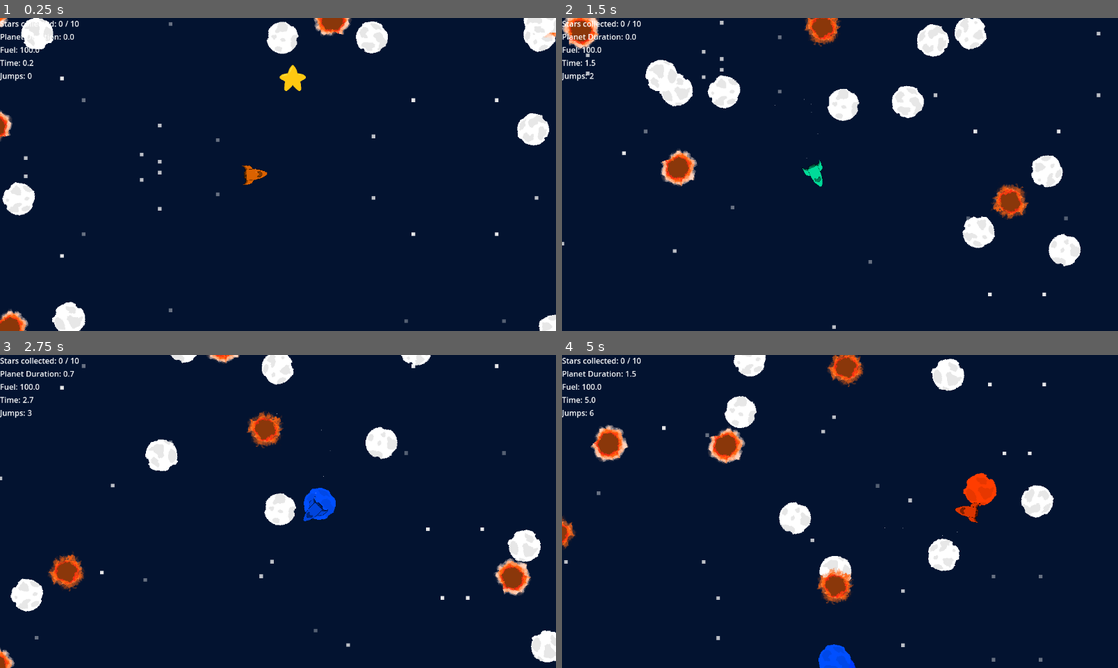
Above: before the commit, frames 1-4 (two rows, left to right).
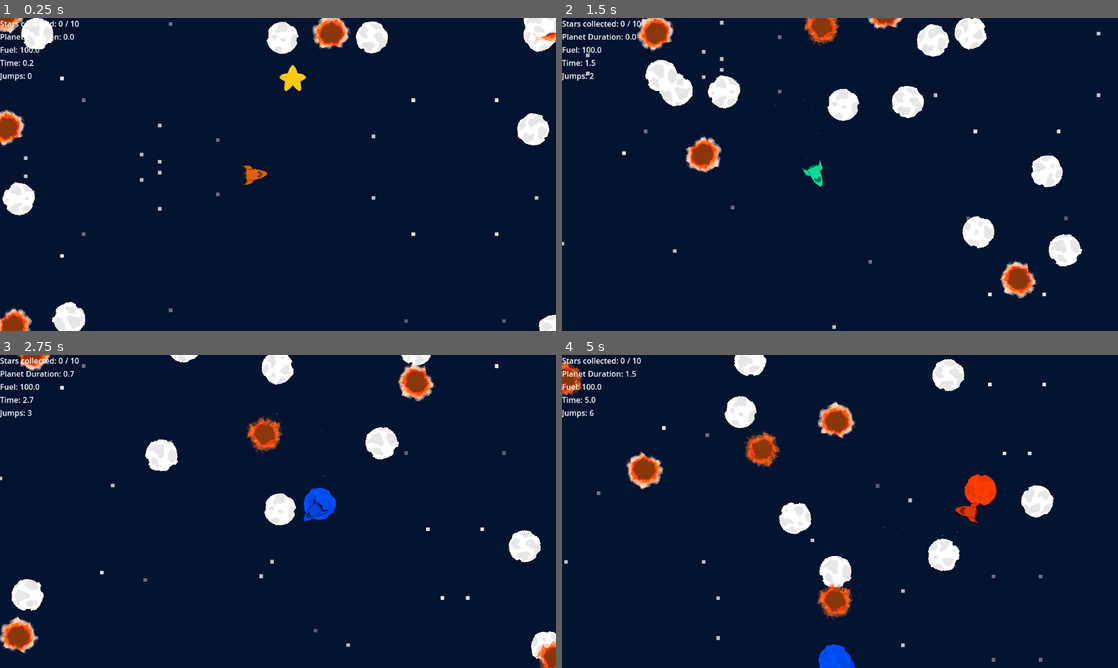
Above: after the commit, the same moments.

Repository: Setry/gj-solo
Game: Godot game, scene res://Scenes/MainTest.tscn
The game is run twice, just before and just after one commit, with the same random seed, the same clock (stepped at 60 frames per second) and the same inputs.
Inputs:
- Up to frame 1 (0.25 s): no input
- Up to frame 2 (1.5 s): hold Space (press) 0.53-1.28 s; tap Space (press) at 1.35 s
- Up to frame 3 (2.75 s): hold Space (press) from 2.03 s (still down)
- Up to frame 4 (5 s): release Space (press) at 2.78 s; tap Space (press) at 2.85, 4.35 s; hold Space (press) 3.53-4.28 s

The runs differ from the first frame. In frame 1, 1.4% of the frame differs, in the area x 0-100%, y 0-100%; in frame 2, 3.6%; in frame 3, 3.6%; in frame 4, 4.7%, in the area x 0-79%, y 0-85%.

Commit message:
Fix enemy speed

Diff:
--- a/scripts/Enemy.gd
+++ b/scripts/Enemy.gd
@@ -1,12 +1,12 @@
 extends Area2D
 
 var velocity: Vector2
-var min_velocity: float = 5
+var min_velocity: float = 2
 var max_velocity: float = 5
 var border_size: float = 20
 
 func _init() -> void:
-	var mult = (randf() * max_velocity - min_velocity) + min_velocity
+	var mult = (randf() * (max_velocity - min_velocity)) + min_velocity
 	var angle = randf() * PI * 2
 	self.velocity = Vector2.from_angle(angle) * mult
 	self.rotation = randf() * PI * 2
